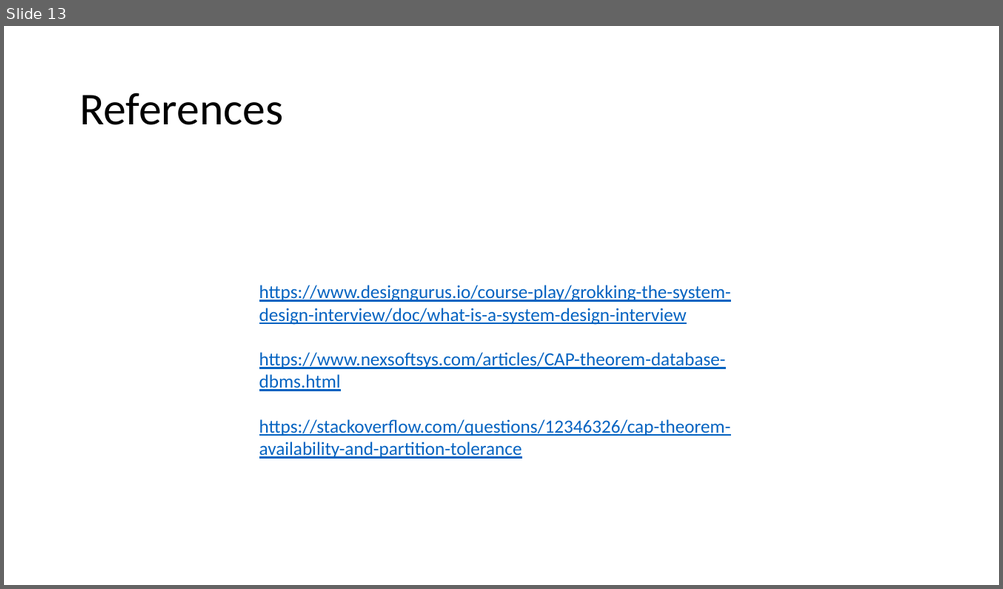
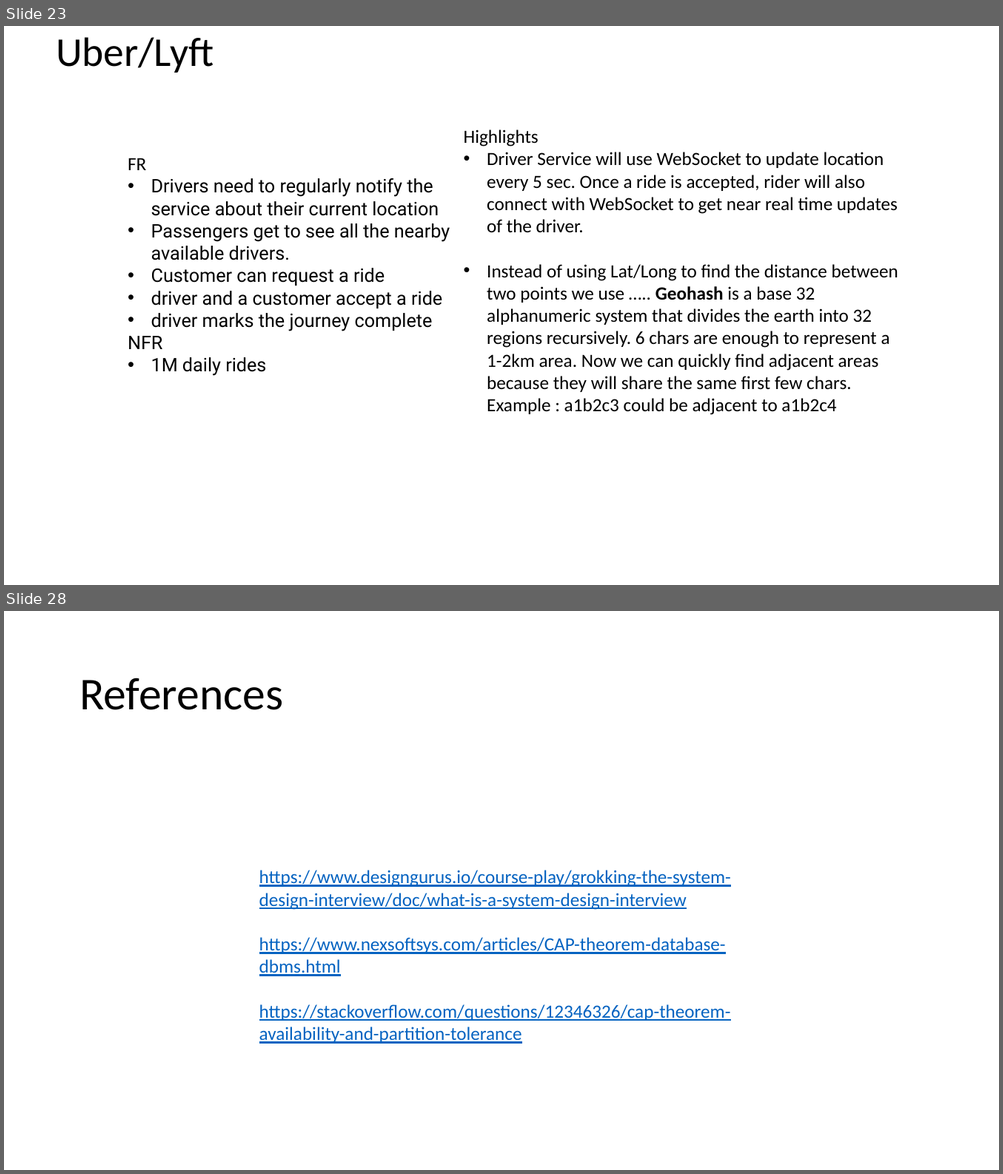
Before and after one commit to as6485/technology, a slide deck: System Design.pptx. Shown one above the other, each under a label of ours: slide 13 before the commit, slides 23 and 28 after it; the slides between them are not shown. The pictures are 1003x589 and 1003x1174 pixels, drawn with LibreOffice and Linux fonts; fonts in the diff are those of the drawing. Boxes give left, top, right and bottom in pixels: in the first picture for what was removed or moved away, otherwise in the second. Text is boxed around its words. In the diff, an @@ line names an element or a change of style, - is before the commit and + after.

Commit message:
Updates to System Design

```diff
--- a/System Design.pptx
+++ b/System Design.pptx
@@ slide 23 added at bbox=[4, 26, 999, 585], background #FFFFFF @@
@@ title added at bbox=[56, 37, 213, 73], 39.6 pt, text #000000 @@
+Uber/Lyft
@@ text added at bbox=[464, 130, 898, 415], 18 pt, text #000000 @@
+Highlights
+• Driver Service will use WebSocket to update location every 5 sec. Once a ride is accepted, rider will also connect with WebSocket to get near real time updates of the driver.
+• Instead of using Lat/Long to find the distance between two points we use ….. Geohash is a base 32 alphanumeric system that divides the earth into 32 regions recursively. 6 chars are enough to represent a 1-2km area. Now we can quickly find adjacent areas because they will share the same first few chars. Example : a1b2c3 could be adjacent to a1b2c4
@@ text added at bbox=[128, 158, 449, 376], 18 pt, text #000000 @@
+FR
+• Drivers need to regularly notify the service about their current location
+• Passengers get to see all the nearby available drivers.
+• Customer can request a ride
+• driver and a customer accept a ride
+• driver marks the journey complete
+NFR
+• 1M daily rides
@@ what was slide 13 is now slide 28 @@
```
Also in this commit, not shown: 1 slide changed, 14 other slides added, 1 other file.
